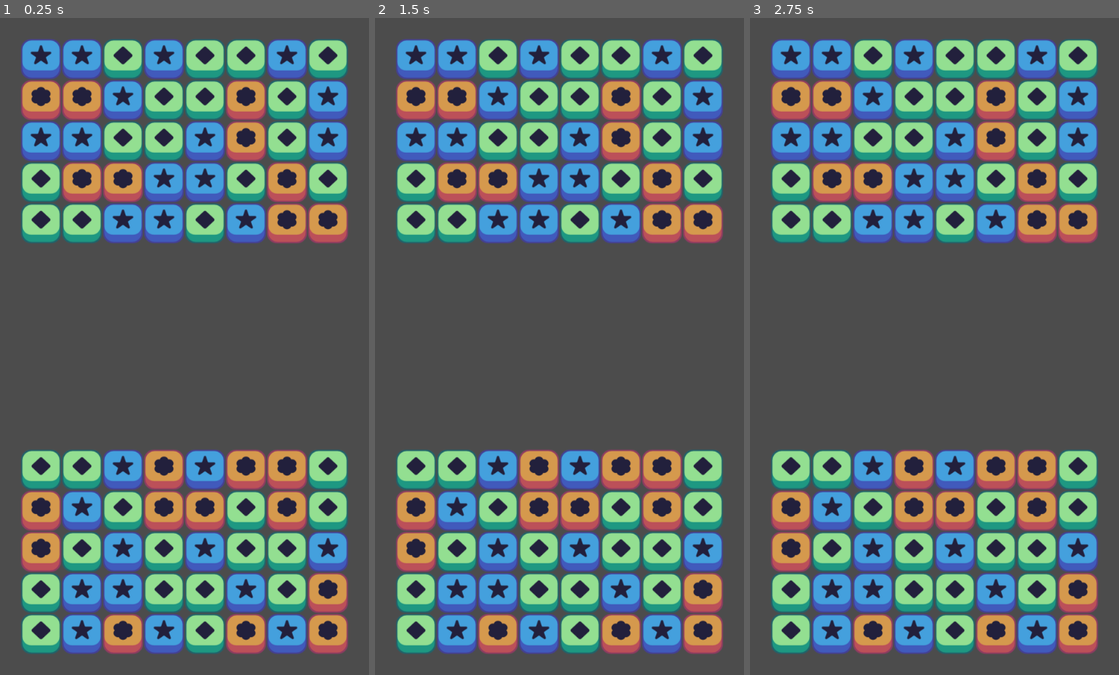
Above: before the commit, frames 1-3 (left to right).
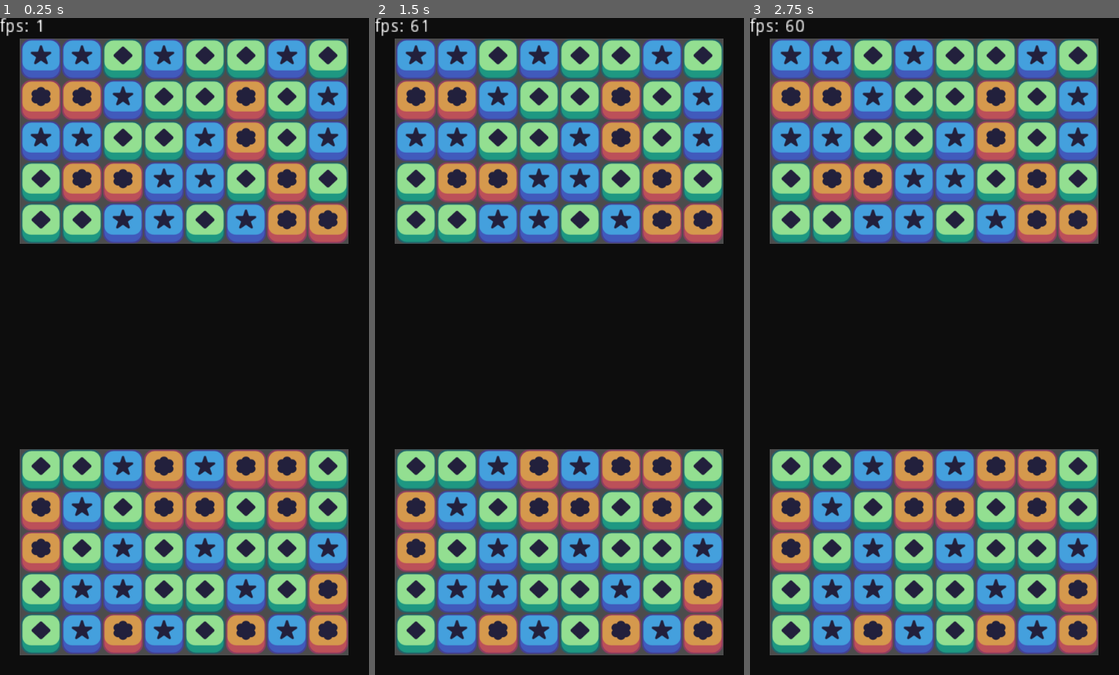
Above: after the commit, the same moments.

Repository: ruifr5/Project-Match-3
Game: Godot game, scene res://scenes/game_window.tscn
Same seed, same stepped clock (60 frames per second), same inputs: the game is played once before the commit and once after it.
Inputs (mouse positions are in pixels of both pictures, inside the frame that each line leads up to):
- Up to frame 1 (0.25 s): no input
- Up to frame 2 (1.5 s): tap Enter at 0.5 s; move the mouse to (640, 313) at 0.52 s; move the mouse to (485, 379) at 1.27 s
- Up to frame 3 (2.75 s): tap Space at 2 s; move the mouse to (971, 201) at 2.02 s

The runs differ from the first frame. In frame 1, 44% of the frame differs, in the area x 0-100%, y 0-100%; in frame 2, 44%; in frame 3, 44%.

Commit message:
clamp movement, fps counter

Diff:
--- a/scenes/game_window.tscn
+++ b/scenes/game_window.tscn
@@ -1,7 +1,8 @@
-[gd_scene load_steps=3 format=2]
+[gd_scene load_steps=4 format=2]
 
 [ext_resource path="res://scripts/grid_player1.gd" type="Script" id=1]
 [ext_resource path="res://scripts/grid_player2.gd" type="Script" id=2]
+[ext_resource path="res://scripts/fps.gd" type="Script" id=3]
 
 [node name="game_window" type="Node2D"]
 
@@ -32,7 +33,9 @@
 wrap_area = Rect2( 32, 32, 512, 320 )
 
 [node name="cover" type="Node2D" parent="."]
-visible = false
+__meta__ = {
+"_edit_group_": true
+}
 
 [node name="ColorRect" type="ColorRect" parent="cover"]
 margin_left = 31.0
@@ -65,7 +68,7 @@
 }
 
 [node name="ColorRect3" type="ColorRect" parent="cover"]
-margin_left = -42.0
+margin_left = -41.0
 margin_top = 32.0
 margin_right = 31.0
 margin_bottom = 993.0
@@ -83,3 +86,13 @@
 __meta__ = {
 "_edit_use_anchors_": false
 }
+
+[node name="fps" type="Label" parent="."]
+margin_right = 40.0
+margin_bottom = 14.0
+rect_scale = Vector2( 2, 2 )
+text = "fps: 0"
+script = ExtResource( 3 )
+__meta__ = {
+"_edit_use_anchors_": false
+}
--- a/scripts/SpriteScreenWrap.gd
+++ b/scripts/SpriteScreenWrap.gd
@@ -4,7 +4,6 @@
 const AXIS = {
 	HORIZONTAL = "x",
 	VERTICAL = "y",
-	BOTH = "x&y"
 }
 
 # Expect the area to be defined in the Inspector Tool
@@ -87,13 +86,13 @@
 	if global_position[axis] <= wrapArea.position[axis] - halfSpriteSize[axis]:
 		completeWrap(axis, wrapArea.size[axis])
 	# Check if the Sprite has started to wrap (left or top)
-	elif global_position[axis] <= wrapArea.position[axis] + halfSpriteSize[axis] - 1:
+	elif global_position[axis] <= wrapArea.position[axis] + halfSpriteSize[axis] - 1: # -1px to prevent unecessary spawn of mirrors
 		mirrorWrap(axis, wrapArea.size[axis])
 	# Check if the Sprite has gone off the screen (right or bottom)
 	elif global_position[axis] >= wrapArea.end[axis] + halfSpriteSize[axis]:
 		completeWrap(axis, -wrapArea.size[axis])
 	# Check if the Sprite has started to wrap (right or bottom)
-	elif global_position[axis] >= wrapArea.end[axis] - halfSpriteSize[axis] + 1:
+	elif global_position[axis] >= wrapArea.end[axis] - halfSpriteSize[axis] + 1: # +1px to prevent unecessary spawn of mirrors
 		mirrorWrap(axis, -wrapArea.size[axis])
 
 # Move the Sprite to the opposite side and delete of the copy
@@ -131,3 +130,8 @@
 func removeMirror(axis):
 	if has_node(axis):
 		get_node(axis).queue_free()
+
+func removeMirrors():
+	for key in AXIS:
+		if has_node(AXIS[key]):
+			get_node(AXIS[key]).queue_free()
--- /dev/null
+++ b/scripts/fps.gd
@@ -0,0 +1,15 @@
+extends Label
+
+
+# Declare member variables here. Examples:
+# var a = 2
+# var b = "text"
+
+
+# Called when the node enters the scene tree for the first time.
+#func _ready():
+#	pass
+
+# Called every frame. 'delta' is the elapsed time since the previous frame.
+func _process(delta):
+	self.text = "fps: " + str(Engine.get_frames_per_second())
--- a/scripts/grid.gd
+++ b/scripts/grid.gd
@@ -85,6 +85,10 @@
 	return Vector2(new_x, new_y)
 
 
+func centered_pixel_in_grid(position):
+	return grid_to_pixel(pixel_to_grid(touch_down))
+
+
 func is_in_grid(x, y):
 	if x >= 0 && x < width:
 		if y >= 0 && y < height:
@@ -136,8 +140,9 @@
 func reset_row_pixel_position(row_id):
 	var column_id = 0
 	for column in all_pieces:
-		column[row_id].movement_stop()
-		column[row_id].position = grid_to_pixel(Vector2(column_id, row_id))
+		var piece = column[row_id]
+		piece.movement_stop()
+		piece.position = grid_to_pixel(Vector2(column_id, row_id))
 		column_id += 1
 
 
@@ -162,6 +167,22 @@
 	return position
 
 
+func clamp_movement_distance(distance):
+#	moving right
+	if distance.x > 0:
+		distance.x = clamp(distance.x, 0, x_start * width - centered_pixel_in_grid(touch_down).x)
+#	moving left
+	elif distance.x < 0:
+		distance.x = clamp(distance.x, x_start - centered_pixel_in_grid(touch_down).x, 0)
+#	moving up
+	elif distance.y < 0:
+		distance.y = clamp(distance.y, y_start + -offset * (height - 1) - centered_pixel_in_grid(touch_down).y, 0)
+#	moving down
+	elif distance.y > 0:
+		distance.y = clamp(distance.y, 0, y_start - centered_pixel_in_grid(touch_down).y)
+	return distance
+
+
 # Called every frame. 'delta' is the elapsed time since the previous frame.
 func _process(_delta):
 	touch_input()
@@ -169,7 +190,7 @@
 
 func _input(event):
 	if event is InputEventMouseMotion && controlling:
-		var new_direction = zero_smallest_dimention(get_global_mouse_position() - touch_down)
+		var new_direction = clamp_movement_distance(zero_smallest_dimention(get_global_mouse_position() - touch_down))
 
 		if !old_movement_direction:
 			old_movement_direction = new_direction
--- a/scripts/piece.gd
+++ b/scripts/piece.gd
@@ -4,6 +4,7 @@
 
 var move_tween: Tween
 var movement_start_position
+var old_movement_distance
 
 
 # Called when the node enters the scene tree for the first time.
@@ -14,14 +15,28 @@
 func move(difference):
 	if !movement_start_position:
 		movement_start_position = position
+	if !old_movement_distance:
+		old_movement_distance = difference
 
-	move_tween.interpolate_property(self, "position", position, movement_start_position + difference, .1, Tween.TRANS_SINE, Tween.EASE_OUT)
+	move_tween.interpolate_property(self, "position", position, movement_start_position + difference, .1, Tween.TRANS_EXPO, Tween.EASE_OUT)
 	move_tween.start()
 
+	reset_mirrors_if_passed_origin(difference)
+
+
+func reset_mirrors_if_passed_origin(new_movement_distance):
+	if old_movement_distance.y < 0 && new_movement_distance.y > 0 || old_movement_distance.y > 0 && new_movement_distance.y < 0:
+		remove_mirrors()
+	old_movement_distance = new_movement_distance
 
 func movement_stop():
 	move_tween.stop_all()
 	movement_start_position = null
+	remove_mirrors()
+
+
+func remove_mirrors():
+	$SpriteScreenWrap.removeMirrors()
 
 
 # Called every frame. 'delta' is the elapsed time since the previous frame.
